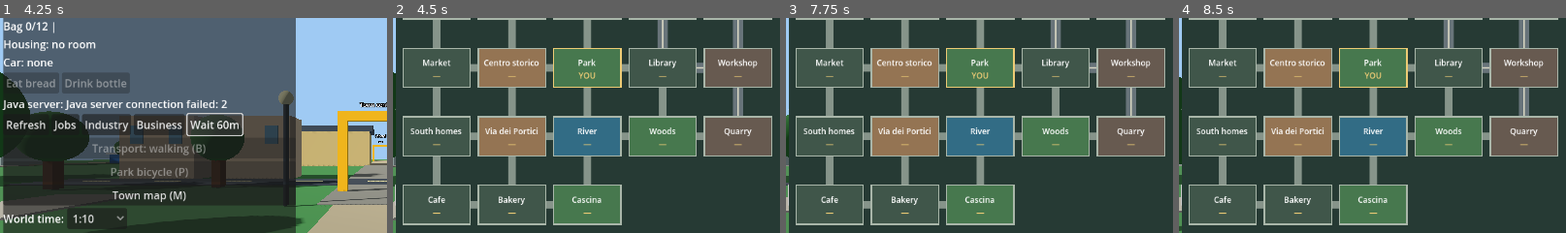
Above: before the commit, frames 1-4 (left to right).
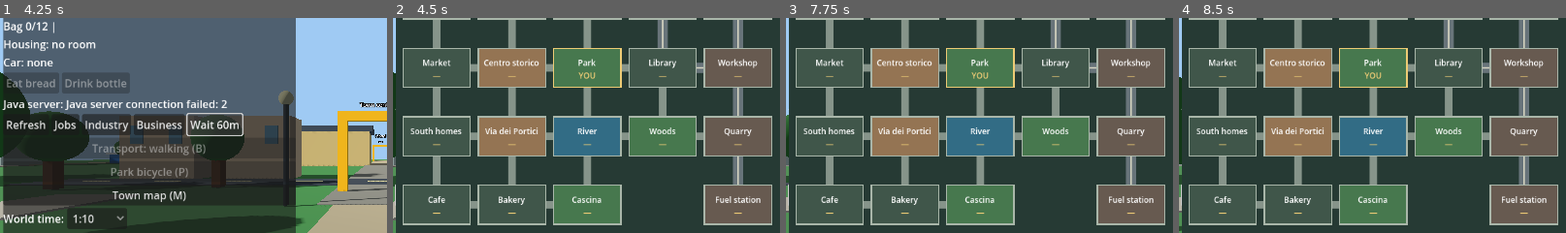
Above: after the commit, the same moments.

Repository: holovin777/living-alibi
Game: Godot game, scene res://scenes/park.tscn
The game is run twice, just before and just after one commit, with the same random seed, the same clock (stepped at 60 frames per second) and the same inputs.
Inputs (mouse positions are % of the whole screen's width and height, from its top left):
- Up to frame 1 (4.25 s): click "Refresh" at 0.5 s; click "Jobs" at 1.25 s; click "Industry" at 2 s; click "Business" at 2.75 s; click "Wait 60m" at 3.5 s
- Up to frame 2 (4.5 s): click "Town map (M)" at 4.25 s
- Up to frame 3 (7.75 s): click "1:10" at 5 s; click "Weather FX" at 5.75 s; click "Weather sound" at 6.5 s; tap Enter at 7.25 s; move the mouse to (72, 45) at 7.27 s; hold D from 7.28 s (still down); tap F at 7.35 s; click (72, 45) at 7.42 s; tap Space at 7.52 s
- Up to frame 4 (8.5 s): tap Space at 8, 8.27 s; move the mouse to (30, 55) at 8.02 s; release D at 8.03 s; hold S from 8.03 s (still down); tap 1 at 8.1 s
The pictures show only the part of the screen within x 1-51%, y 18-68%; the shares and areas given below are measured in that part.

Frame 1 is identical in both runs. In frame 2, 3.7% of the frame differs, in the area x 80-98%, y 64-97%; in frame 3, 3.7%; in frame 4, 3.7%.

Commit message:
feat: fuel station district, finite paid fuel deliveries and attendant job

Diff:
--- a/godot/scripts/ParkDemo.gd
+++ b/godot/scripts/ParkDemo.gd
@@ -302,7 +302,7 @@
     return _car_place()==_current_place and _current_place in TownLayout.MOTOR_DISTRICTS and _avatar.position.distance_to(CAR_PARK)<3.3
 
 func _car_action(action: String) -> void:
-    if _current_place=="WORKSHOP" and _near_kiosk() and _connected and not _api.is_busy():
+    if (_current_place=="WORKSHOP" or (_current_place=="FUEL_STATION" and action=="refuel")) and _near_kiosk() and _connected and not _api.is_busy():
         _api.car_action(action)
 
 func _drive_active() -> bool:
@@ -640,6 +640,8 @@
     _scenery.add_child(_residents_root)
 
     match place_id:
+        "FUEL_STATION":
+            _build_fuel_station()
         "FARM":
             _build_farm()
         "NORTH_RESIDENCES":
@@ -1087,6 +1089,47 @@
     car.name = "OwnedCar"
     car.visible = false
 
+func _build_fuel_station() -> void:
+    var station := Node3D.new()
+    station.name = "StazioneDiServizio"
+    _scenery.add_child(station)
+    var white := Color("#e2dfd3")
+    var red := Color("#a34a39")
+    _box(station,Vector3(12,0.055,14),Color("#52595b"),Vector3(-9,0.02,-6))
+    _box(station,Vector3(11.6,0.32,9.5),white,Vector3(-9,4.0,-6))
+    _box(station,Vector3(11.7,0.27,0.2),red,Vector3(-9,4.02,-1.2))
+    for x in [-14.2,-3.8]:
+        _room_wall(station,Vector3(x,0,-6),Vector2(0.32,0.32),white)
+        _box(station,Vector3(0.32,1.0,0.32),white,Vector3(x,3.5,-6))
+    for x in [-12.0,-6.0]:
+        var pump := Node3D.new()
+        pump.name = "FuelPump"
+        pump.position = Vector3(x,0,-6)
+        station.add_child(pump)
+        _add_obstacle(pump.position,Vector2(0.85,0.7))
+        _box(pump,Vector3(0.85,1.65,0.7),white,Vector3(0,0.825,0))
+        _box(pump,Vector3(0.65,0.35,0.07),Color("#394b4c"),Vector3(0,1.25,0.39))
+        _box(pump,Vector3(0.85,0.20,0.72),red,Vector3(0,1.55,0))
+        _bike_tube(pump,Vector3(0.48,1.25,0),Vector3(0.63,0.25,0),Color("#303434"),0.035)
+        _bike_tube(pump,Vector3(0.63,0.25,0),Vector3(0.51,0.9,0.23),Color("#303434"),0.035)
+    _sign(station,"Stazione · carburante",Vector3(-9,4.5,-1.1))
+    # Walk-in shop with a doorway toward the central path.
+    var shop := Node3D.new()
+    shop.name = "StationShop"
+    station.add_child(shop)
+    _box(shop,Vector3(9,0.06,7),Color("#c3baaa"),Vector3(-9,0.02,10))
+    for side in [-1.0,1.0]:
+        _room_wall(shop,Vector3(-9+side*4.5,0,10),Vector2(0.25,7),white)
+    _room_wall(shop,Vector3(-9,0,13.5),Vector2(9,0.25),white)
+    for x in [-12.2,-5.8]:
+        _room_wall(shop,Vector3(x,0,6.5),Vector2(2.6,0.25),white)
+    _box(shop,Vector3(9.3,0.3,7.3),red,Vector3(-9,3.15,10))
+    _sign(shop,"Mini market",Vector3(-9,3.6,6.3))
+    _room_furniture(shop,Vector3(-12.1,0,11.8),Vector3(1.1,1.6,2),Color("#856a4d"))
+    _room_furniture(shop,Vector3(-6,0,11.8),Vector3(1.1,1.0,2),Color("#a8b7b8"))
+    _sign(station,"Fuel / shop / jobs · F",KIOSK_POSITION+Vector3(0,2.2,0))
+    _lamp(station,Vector3(-3,0,8))
+
 func _build_motor_court() -> void:
     var court := Node3D.new()
     court.name = "OfficinaMotorCourt"
@@ -2078,7 +2121,7 @@
                     var instruction := Label.new()
                     instruction.text = "Your room is across the street. Walk to the bed."
                     _action_choices.add_child(instruction)
-        "MARKET", "PORTICI":
+        "MARKET", "PORTICI", "FUEL_STATION":
             for item in _last_snapshot.get("shop",[]):
                 var id := str(item.get("id",""))
                 var stock := int(item.get("stock",0))
@@ -2090,6 +2133,14 @@
             if _current_place == "MARKET":
                 _action_choices.add_child(_button("Apply: market assistant",
                         _apply_job.bind("shop-assistant")))
+            elif _current_place=="FUEL_STATION":
+                var fuel: Dictionary = _last_snapshot.get("fuel",{})
+                var supply := Label.new()
+                supply.text = "Fuel: %s/%s · %s EUR/unit" % [fuel.get("stock",0),fuel.get("capacity",48),fuel.get("price",2)]
+                _action_choices.add_child(supply)
+                if _car_place()==_current_place:
+                    _action_choices.add_child(_button("Refuel · up to 3 units",_car_action.bind("refuel")))
+                _action_choices.add_child(_button("Apply: fuel station attendant",_apply_job.bind("fuel-attendant")))
         "WORKSHOP":
             if _car_place().is_empty():
                 _action_choices.add_child(_button("Buy used car · 180 EUR",_car_action.bind("buy")))
@@ -2156,6 +2207,8 @@
 
     var work_site := ""
     match employed:
+        "fuel-attendant":
+            work_site = "FUEL_STATION"
         "farm-worker":
             work_site = "FARM"
         "shop-assistant":
--- a/godot/scripts/TownMap.gd
+++ b/godot/scripts/TownMap.gd
@@ -10,12 +10,12 @@
     "WORKSHOP": Vector2i(4,1),
     "SOUTH_RESIDENCES": Vector2i(0,2), "PORTICI": Vector2i(1,2),
     "RIVER": Vector2i(2,2), "WOODS": Vector2i(3,2),
-    "QUARRY": Vector2i(4,2), "BAKERY": Vector2i(1,3), "CAFE": Vector2i(0,3), "FARM": Vector2i(2,3)
+    "QUARRY": Vector2i(4,2), "BAKERY": Vector2i(1,3), "CAFE": Vector2i(0,3), "FARM": Vector2i(2,3), "FUEL_STATION": Vector2i(4,3)
 }
 const LABELS := {
-    "NORTH_RESIDENCES": "North homes", "SOUTH_RESIDENCES": "South homes", "CENTRO": "Centro storico", "PORTICI": "Via dei Portici", "FARM": "Cascina"
+    "NORTH_RESIDENCES": "North homes", "SOUTH_RESIDENCES": "South homes", "CENTRO": "Centro storico", "PORTICI": "Via dei Portici", "FARM": "Cascina", "FUEL_STATION": "Fuel station"
 }
-const MOTOR_DISTRICTS := ["OFFICE","LIBRARY","WORKSHOP","FACTORY","QUARRY"]
+const MOTOR_DISTRICTS := ["OFFICE","LIBRARY","WORKSHOP","FACTORY","QUARRY","FUEL_STATION"]
 const TILE_SPACING := 48.0
 var current_place := "PARK"
 var travel_minutes: Dictionary = {}
@@ -74,7 +74,7 @@
             color = Color("#947453")
         elif id == "RIVER":
             color = Color("#326c85")
-        elif id in ["FACTORY","QUARRY","WORKSHOP"]:
+        elif id in ["FACTORY","QUARRY","WORKSHOP","FUEL_STATION"]:
             color = Color("#675a50")
         draw_rect(rect,color)
         draw_rect(rect,Color("#edcb75") if id == current_place else Color("#a9b6a9"),false,2.0)
--- a/godot/tests/SceneNavigationSmoke.gd
+++ b/godot/tests/SceneNavigationSmoke.gd
@@ -69,7 +69,7 @@
     world._follow_player()
 
     var layout = world._town_map
-    if not _check(layout.DISTRICTS.size() == 18
+    if not _check(layout.DISTRICTS.size() == 19
             and layout.world_center("PARK") == Vector3.ZERO
             and layout.adjacent("PARK", "SCHOOL")
             and not layout.adjacent("PARK", "QUARRY")
@@ -291,7 +291,7 @@
         return
     for i in range(15):
         controls.accept(controls.propose(0.1,1.0,1.0,false,2))
-    if not _check(controls.distance>15.0 and controls.lateral<=1.85 and controls.speed>0,
+    if not _check(controls.distance>15.0 and controls.lateral<=1.851 and controls.speed>0,
             "gas and limited steering move car on green"):
         return
     controls.accept(controls.propose(0.1,0.0,0.0,true,2))
@@ -347,6 +347,19 @@
             "choose another adjacent road without leaving the cabin"):
         return
     world._end_driving(true)
+    world._on_world_updated(_world("PARK","Park"))
+
+    var station := _world("FUEL_STATION","Stazione di servizio")
+    station["player"]["carPlace"] = "FUEL_STATION"
+    station["fuel"] = {"stock":48,"capacity":48,"price":2}
+    world._on_world_updated(station)
+    if not _check(layout.motor_road("QUARRY","FUEL_STATION")
+            and world._scenery.has_node("StazioneDiServizio/StationShop")
+            and not world._can_stand(Vector3(-12,0,-6),world.WALKER_RADIUS)
+            and _has_button(world._action_choices,"Refuel")
+            and _has_button(world._action_choices,"Apply: fuel station attendant"),
+            "station has solid pumps, a connected motor road and local services"):
+        return
     world._on_world_updated(_world("PARK","Park"))
 
     # Physical footprints: long steps cannot tunnel through solid objects.
Not shown, changed: server/src/main/java/com/holovin/npclife/GameSession.java
Not shown, changed: server/src/test/java/com/holovin/npclife/GameSessionTest.java
Not shown, changed: src/main/java/com/holovin/npclife/CareerLife.java
Not shown, added: src/main/java/com/holovin/npclife/FuelLife.java
Not shown, changed: src/main/java/com/holovin/npclife/MotorLife.java
Not shown, changed: src/main/java/com/holovin/npclife/PlayerLife.java
Not shown, changed: src/main/java/com/holovin/npclife/RetailLife.java
Not shown, changed: src/main/java/com/holovin/npclife/TownLife.java
Not shown, changed: src/main/java/com/holovin/npclife/WorldDatabase.java
Not shown, changed: src/test/java/com/holovin/npclife/CareerSmokeTest.java
